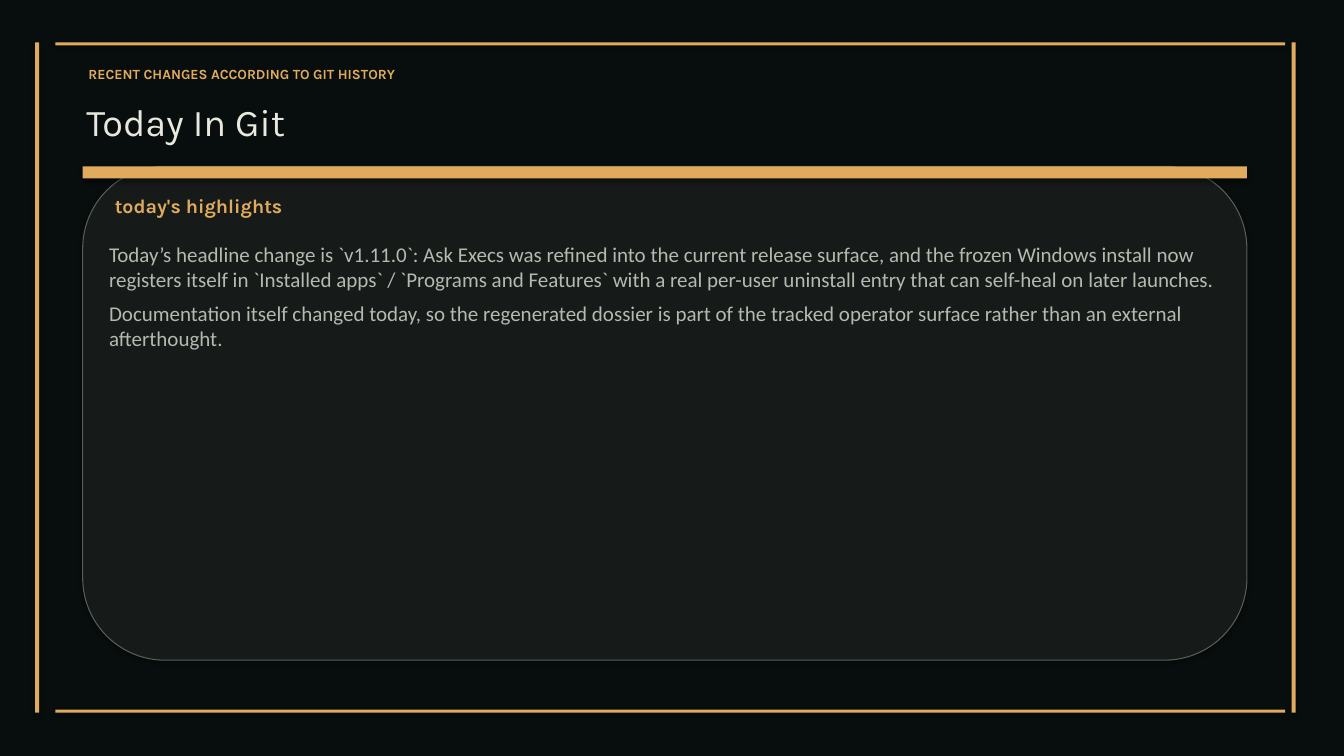
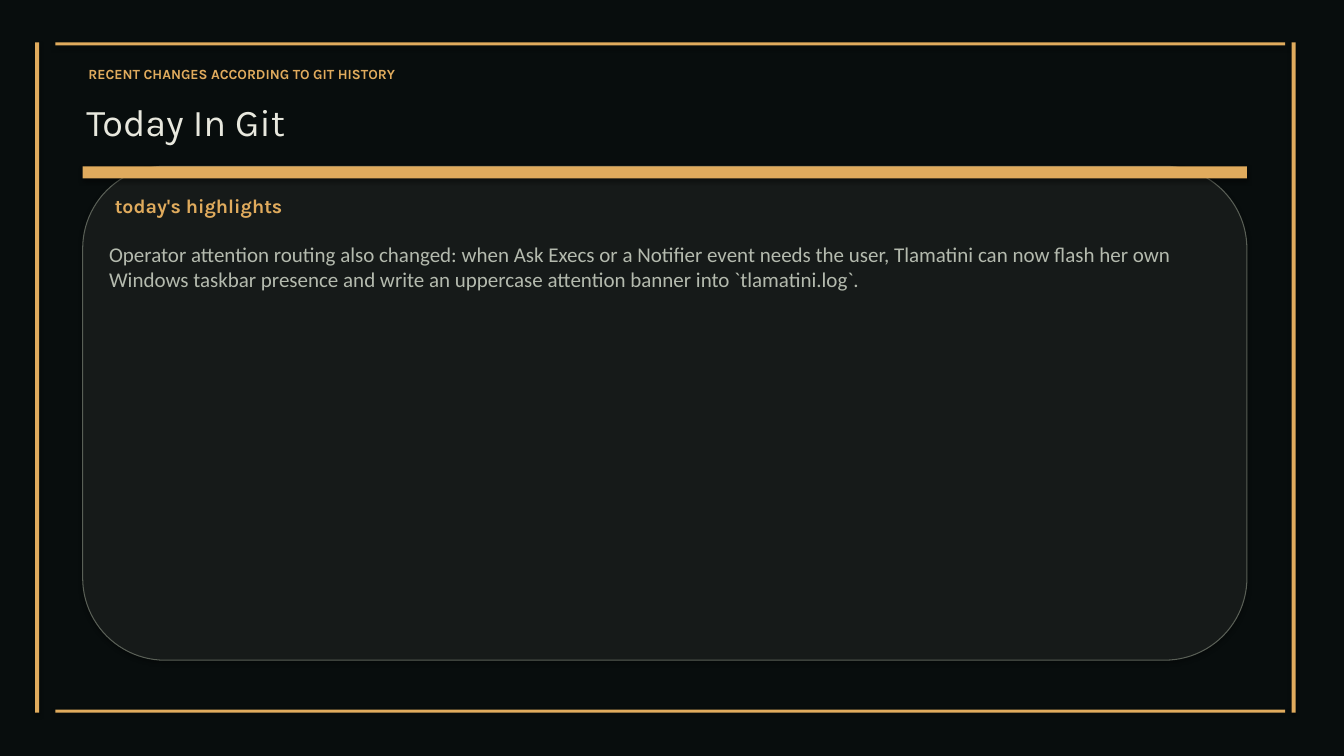
Before and after one commit to XAIHT/Tlamatini, a slide deck: slide 46 of Tlamatini_eXtended_Artificial_Intelligence_Humanly_Tempered.pptx (slide 45 before the commit). Drawn at 1344x756 pixels with LibreOffice and Linux fonts; fonts in the diff are those of the drawing. Boxes give left, top, right and bottom in pixels: in the first picture for what was removed or moved away, otherwise in the second. Text is boxed around its words. In the diff, an @@ line names an element or a change of style, - is before the commit and + after.

Commit message:
Getting rid of the native toast in documentation, by angelahack1

```diff
--- a/Tlamatini_eXtended_Artificial_Intelligence_Humanly_Tempered.pptx
+++ b/Tlamatini_eXtended_Artificial_Intelligence_Humanly_Tempered.pptx
@@ text at (x1=109, y1=247, x2=1170, y2=291): text changed @@
-Today’s headline change is `v1.11.0`: Ask Execs was refined into the current release surface, and the frozen Windows install now registers itself in `Installed apps` / `Programs and Features` with a real per-user uninstall entry that can self-heal on later launches.
-Documentation itself changed today, so the regenerated dossier is part of the tracked operator surface rather than an external afterthought.
+Operator attention routing also changed: when Ask Execs or a Notifier event needs the user, Tlamatini can now flash her own Windows taskbar presence and write an uppercase attention banner into `tlamatini.log`.
```
Also in this commit, not shown: 17 other slides changed, 1 slide added, 1 slide removed, 2 other files.
